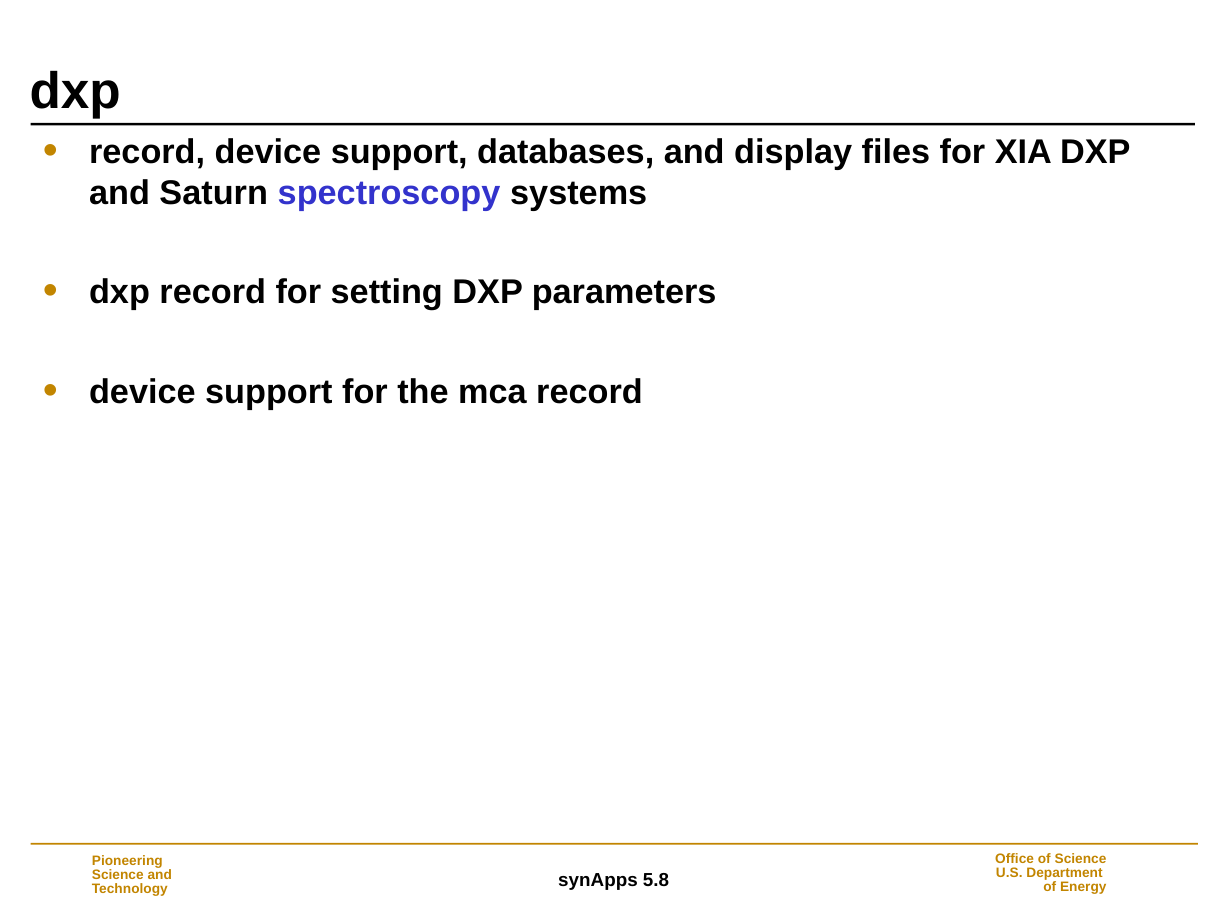
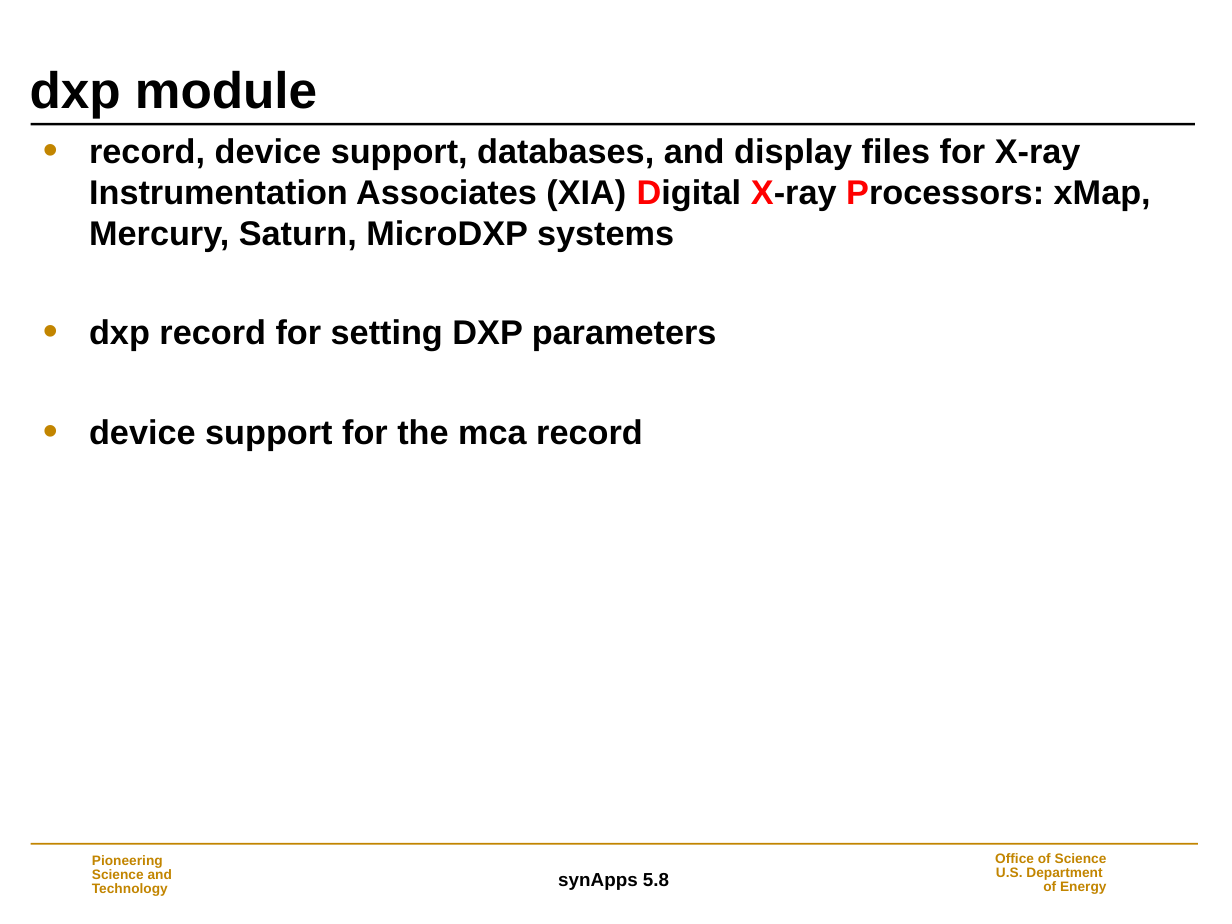
Before and after one commit to EPICS-synApps/support, a slide deck: slide 18 of documentation/IntroToSynApps.ppt (slide 20 before the commit). Drawn at 1232x924 pixels with LibreOffice and Linux fonts; fonts in the diff are those of the drawing; background and template pictures are left out. Boxes give left, top, right and bottom in pixels: in the first picture for what was removed or moved away, otherwise in the second. Text is boxed around its words. In the diff, an @@ line names an element or a change of style, - is before the commit and + after.

```diff
--- a/documentation/IntroToSynApps.ppt
+++ b/documentation/IntroToSynApps.ppt
@@ title at [30,70,317,118]: text changed @@
-dxp
+dxp module
@@ text at [89,138,1151,252]: text changed @@
-• record, device support, databases, and display files for XIA DXP and Saturn spectroscopy systems
+• record, device support, databases, and display files for X-ray Instrumentation Associates (XIA) Digital X-ray Processors: xMap, Mercury, Saturn, MicroDXP systems
```
Also in this commit, not shown: 42 other slides changed, 5 slides removed.
